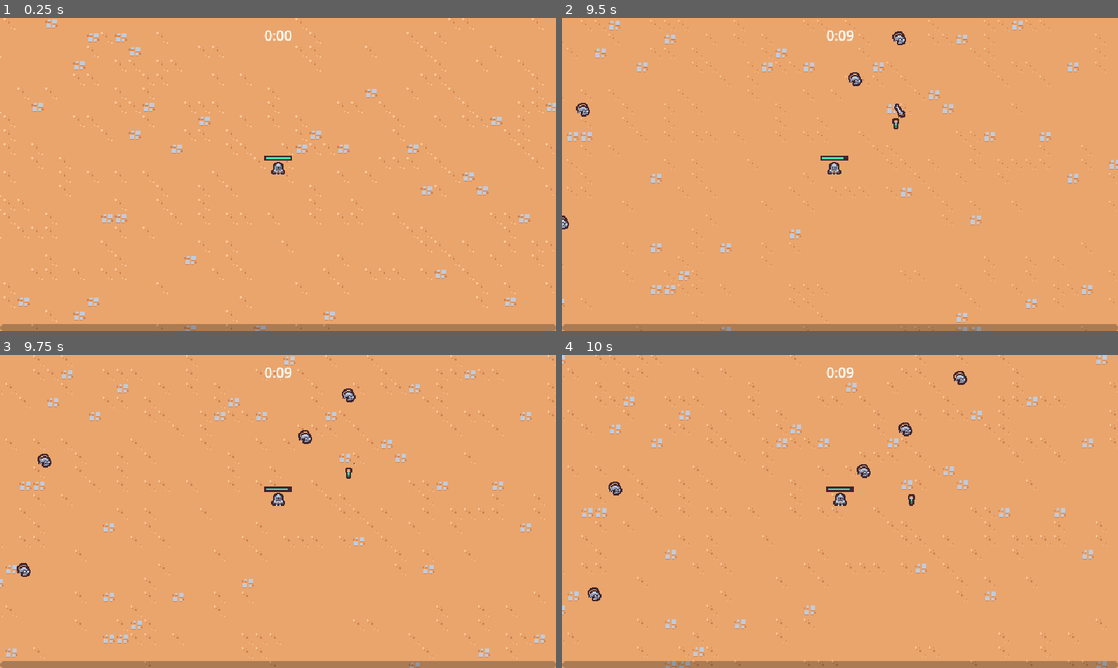
Above: before the commit, frames 1-4 (two rows, left to right).
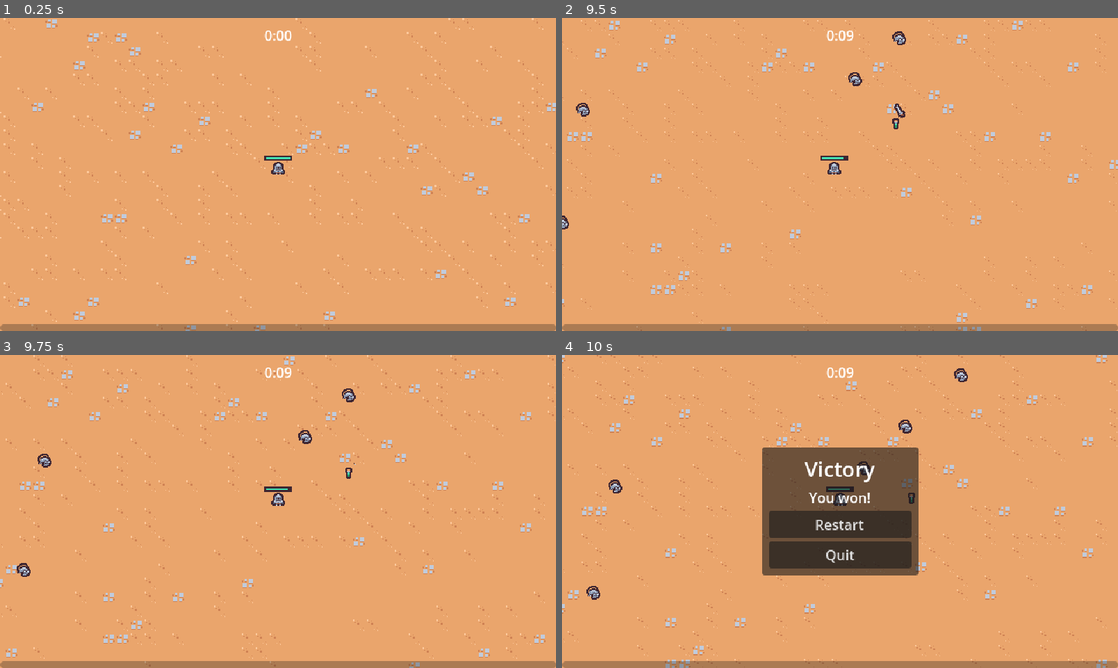
Above: after the commit, the same moments.

Repository: AntonMulder/2dsurvivorscourse
Game: Godot game, scene res://scenes/main/main.tscn
Two runs of this game, one before a commit and one after it. Both use one fixed random seed, a clock stepped at 60 frames per second and the inputs below.
Inputs (mouse positions are in pixels of both pictures, inside the frame that each line leads up to):
- Up to frame 1 (0.25 s): no input
- Up to frame 2 (9.5 s): tap Enter at 0.5 s; move the mouse to (962, 158) at 0.52 s; press the mouse at (962, 158) at 0.53 s; hold D (move_right) 0.53-1.28 s; move the mouse to (728, 190) at 1.27 s; release the mouse at (728, 190) at 1.28 s; hold S (move_down) 1.28-2.03 s; click (728, 190) at 1.35 s; move the mouse to (895, 105) at 2.02 s; press the mouse at (895, 105) at 2.03 s; hold D (move_right) 2.03-2.78 s; move the mouse to (812, 237) at 2.77 s; release the mouse at (812, 237) at 2.78 s; hold W (move_up) 2.78-3.53 s; click (812, 237) at 2.85 s; move the mouse to (1006, 221) at 3.52 s; press the mouse at (1006, 221) at 3.53 s; hold A (move_left) 3.53-5.03 s; move the mouse to (673, 127) at 4.27 s; release the mouse at (673, 127) at 4.28 s; click (673, 127) at 4.35 s; move the mouse to (867, 174) at 5.02 s; press the mouse at (867, 174) at 5.03 s; hold S (move_down) 5.03-5.78 s; move the mouse to (756, 96) at 5.77 s; release the mouse at (756, 96) at 5.78 s; hold D (move_right) 5.78-6.53 s; click (756, 96) at 5.85 s; move the mouse to (962, 158) at 6.52 s; press the mouse at (962, 158) at 6.53 s; hold W (move_up) 6.53-7.28 s; move the mouse to (728, 190) at 7.27 s; release the mouse at (728, 190) at 7.28 s; hold D (move_right) 7.28-8.03 s; click (728, 190) at 7.35 s; move the mouse to (895, 105) at 8.02 s; press the mouse at (895, 105) at 8.03 s; hold S (move_down) 8.03-8.78 s; move the mouse to (812, 237) at 8.77 s; release the mouse at (812, 237) at 8.78 s; hold A (move_left) from 8.78 s (still down); click (812, 237) at 8.85 s
- Up to frame 3 (9.75 s): move the mouse to (444, 558) at 9.52 s; release A (move_left) at 9.53 s; press the mouse at (444, 558) at 9.53 s; hold W (move_up) from 9.53 s (still down)
- Up to frame 4 (10 s): keep holding W (move_up)

Frames 1-3 are identical in both runs. In frame 4, 14% of the frame differs, in the area x 0-100%, y 0-100%.

Commit message:
28. Creating the Victory Screen

Diff:
--- a/scenes/manager/arena_time_manager.gd
+++ b/scenes/manager/arena_time_manager.gd
@@ -1,7 +1,18 @@
 extends Node
+
+@export var victory_screen_scene: PackedScene
 
 @onready var timer = $Timer
 
 
+func _ready() -> void:
+    timer.timeout.connect(on_timer_timeout)
+
+
 func get_time_elapsed() -> float:
     return timer.wait_time - timer.time_left
+
+
+func on_timer_timeout() -> void:
+    var victory_screen_instance = victory_screen_scene.instantiate()
+    add_child(victory_screen_instance)
--- a/scenes/manager/arena_time_manager.tscn
+++ b/scenes/manager/arena_time_manager.tscn
@@ -1,10 +1,13 @@
-[gd_scene load_steps=2 format=3 uid="uid://bv2fl7m3gqvdq"]
+[gd_scene load_steps=3 format=3 uid="uid://bv2fl7m3gqvdq"]
 
 [ext_resource type="Script" path="res://scenes/manager/arena_time_manager.gd" id="1_x5xdo"]
+[ext_resource type="PackedScene" uid="uid://uwfcc8f15id0" path="res://scenes/ui/victory_screen.tscn" id="2_l6dik"]
 
 [node name="ArenaTimeManager" type="Node"]
 script = ExtResource("1_x5xdo")
+victory_screen_scene = ExtResource("2_l6dik")
 
 [node name="Timer" type="Timer" parent="."]
-wait_time = 600.0
+wait_time = 10.0
+one_shot = true
 autostart = true
--- /dev/null
+++ b/scenes/ui/victory_screen.gd
@@ -0,0 +1,20 @@
+extends CanvasLayer
+
+@onready var restart_button: Button = $%RestartButton
+@onready var quit_button: Button = $%QuitButton
+
+
+func _ready() -> void:
+    get_tree().paused = true
+
+    restart_button.pressed.connect(on_restart_button_pressed)
+    quit_button.pressed.connect(on_quit_button_pressed)
+
+
+func on_restart_button_pressed() -> void:
+    get_tree().paused = false
+    get_tree().change_scene_to_file("res://scenes/main/main.tscn")
+
+
+func on_quit_button_pressed() -> void:
+    get_tree().quit()
--- /dev/null
+++ b/scenes/ui/victory_screen.tscn
@@ -0,0 +1,56 @@
+[gd_scene load_steps=2 format=3 uid="uid://uwfcc8f15id0"]
+
+[ext_resource type="Script" path="res://scenes/ui/victory_screen.gd" id="1_3ri07"]
+
+[node name="VictoryScreen" type="CanvasLayer"]
+process_mode = 3
+script = ExtResource("1_3ri07")
+
+[node name="MarginContainer" type="MarginContainer" parent="."]
+anchors_preset = 15
+anchor_right = 1.0
+anchor_bottom = 1.0
+grow_horizontal = 2
+grow_vertical = 2
+
+[node name="PanelContainer" type="PanelContainer" parent="MarginContainer"]
+layout_mode = 2
+size_flags_horizontal = 4
+size_flags_vertical = 4
+
+[node name="MarginContainer" type="MarginContainer" parent="MarginContainer/PanelContainer"]
+custom_minimum_size = Vector2(180, 0)
+layout_mode = 2
+theme_override_constants/margin_left = 8
+theme_override_constants/margin_top = 8
+theme_override_constants/margin_right = 8
+theme_override_constants/margin_bottom = 8
+
+[node name="VBoxContainer" type="VBoxContainer" parent="MarginContainer/PanelContainer/MarginContainer"]
+layout_mode = 2
+
+[node name="Label" type="Label" parent="MarginContainer/PanelContainer/MarginContainer/VBoxContainer"]
+layout_mode = 2
+theme_override_font_sizes/font_size = 24
+text = "Victory"
+horizontal_alignment = 1
+vertical_alignment = 1
+
+[node name="Label2" type="Label" parent="MarginContainer/PanelContainer/MarginContainer/VBoxContainer"]
+layout_mode = 2
+text = "You won!
+"
+horizontal_alignment = 1
+vertical_alignment = 1
+
+[node name="RestartButton" type="Button" parent="MarginContainer/PanelContainer/MarginContainer/VBoxContainer"]
+unique_name_in_owner = true
+layout_mode = 2
+text = "Restart
+"
+
+[node name="QuitButton" type="Button" parent="MarginContainer/PanelContainer/MarginContainer/VBoxContainer"]
+unique_name_in_owner = true
+layout_mode = 2
+text = "Quit
+"
